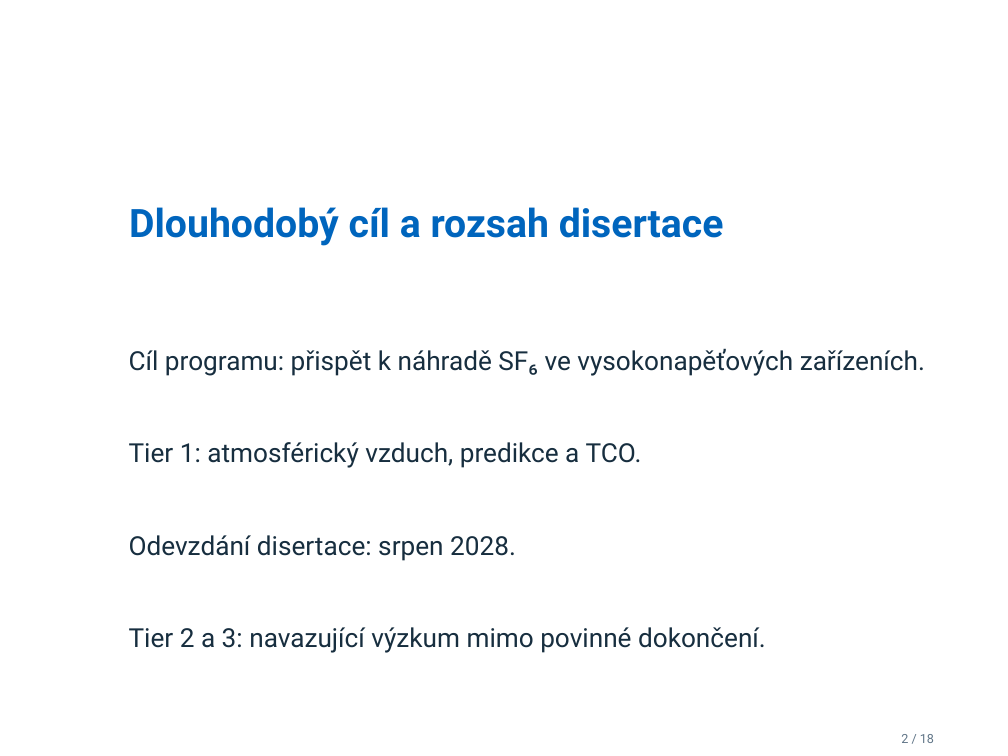
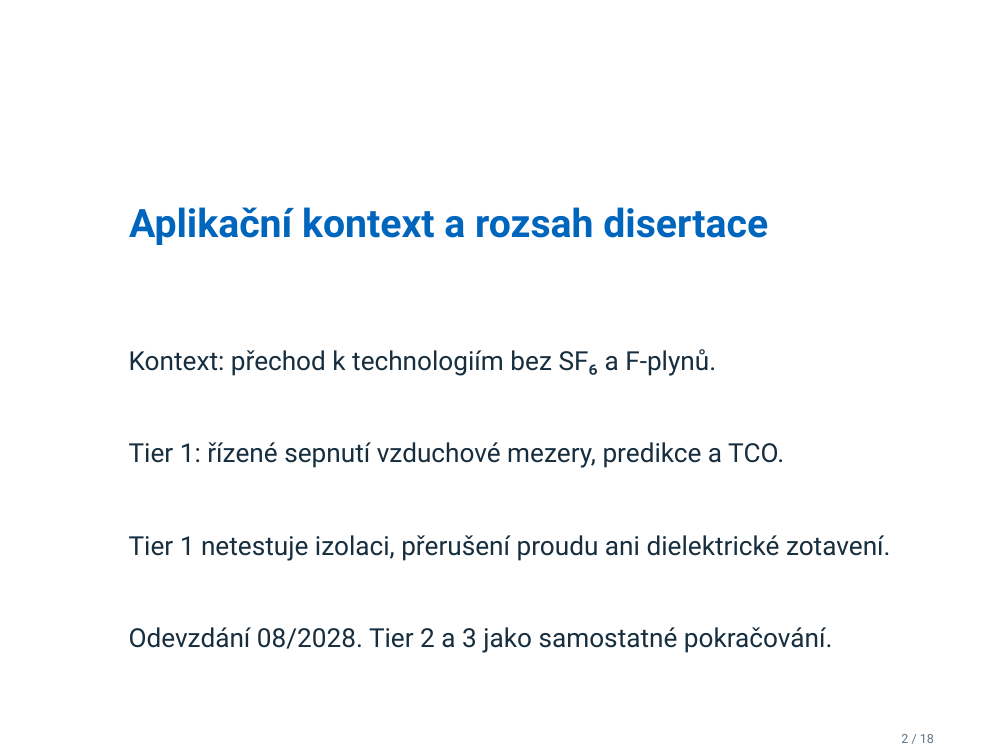
Before and after one commit to sakalmic/Obsidian-PhD, a slide deck: slide 2 of src/site/documents/Sakala_Rozprava_2026_CVUT_reviewed.pptx. Drawn at 1008x756 pixels with LibreOffice and Linux fonts; fonts in the diff are those of the drawing; background and template pictures are left out. Boxes give left, top, right and bottom in pixels: in the first picture for what was removed or moved away, otherwise in the second. Text is boxed around its words. In the diff, an @@ line names an element or a change of style, - is before the commit and + after.

```diff
--- a/src/site/documents/Sakala_Rozprava_2026_CVUT_reviewed.pptx
+++ b/src/site/documents/Sakala_Rozprava_2026_CVUT_reviewed.pptx
@@ title at (x1=129, y1=207, x2=768, y2=245): text changed @@
-Dlouhodobý cíl a rozsah disertace
+Aplikační kontext a rozsah disertace
@@ text at (x1=129, y1=349, x2=716, y2=376): text changed @@
-Cíl programu: přispět k náhradě SF₆ ve vysokonapěťových zařízeních.
+Kontext: přechod k technologiím bez SF₆ a F-plynů.
@@ text at (x1=129, y1=442, x2=784, y2=468): text changed @@
-Tier 1: atmosférický vzduch, predikce a TCO.
+Tier 1: řízené sepnutí vzduchové mezery, predikce a TCO.
@@ text at (x1=129, y1=535, x2=891, y2=561): text changed @@
-Odevzdání disertace: srpen 2028.
+Tier 1 netestuje izolaci, přerušení proudu ani dielektrické zotavení.
@@ text at (x1=129, y1=627, x2=832, y2=653): text changed @@
-Tier 2 a 3: navazující výzkum mimo povinné dokončení.
+Odevzdání 08/2028. Tier 2 a 3 jako samostatné pokračování.
```
Also in this commit, not shown: 1 other slide changed, 29 other files.
